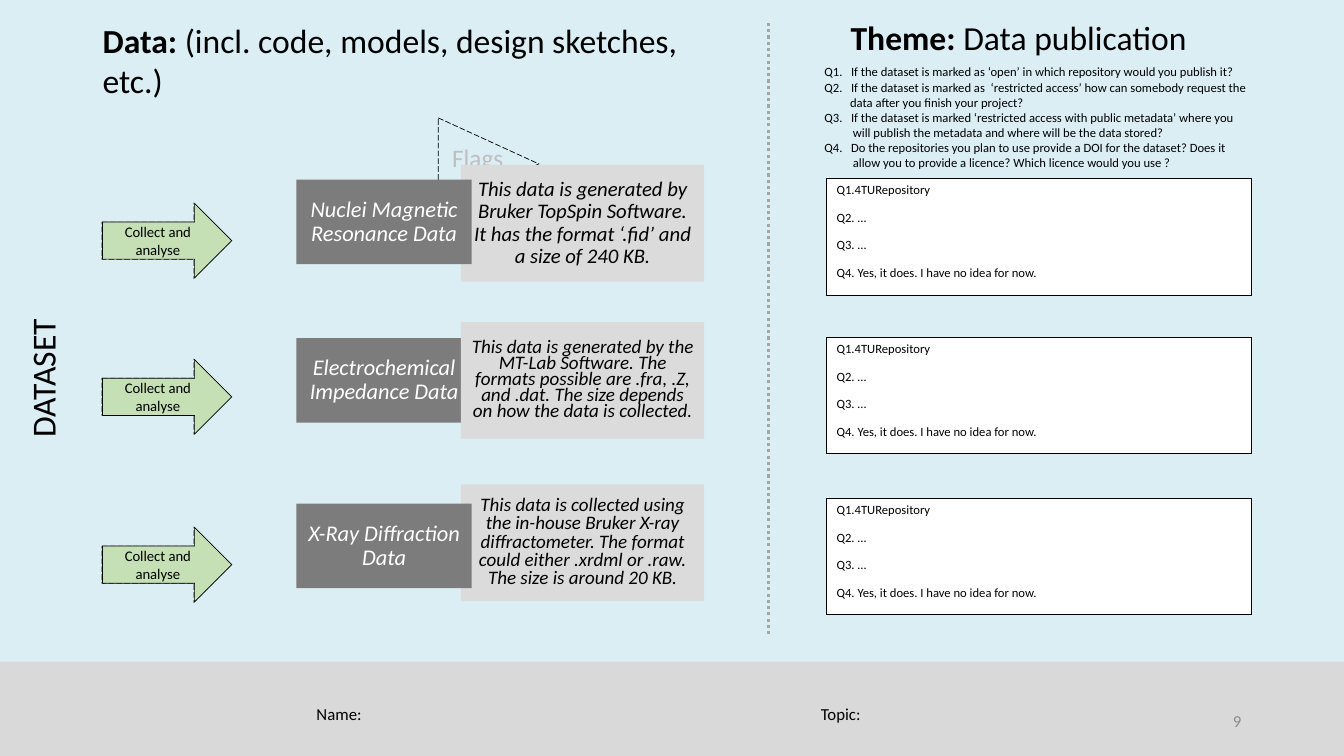
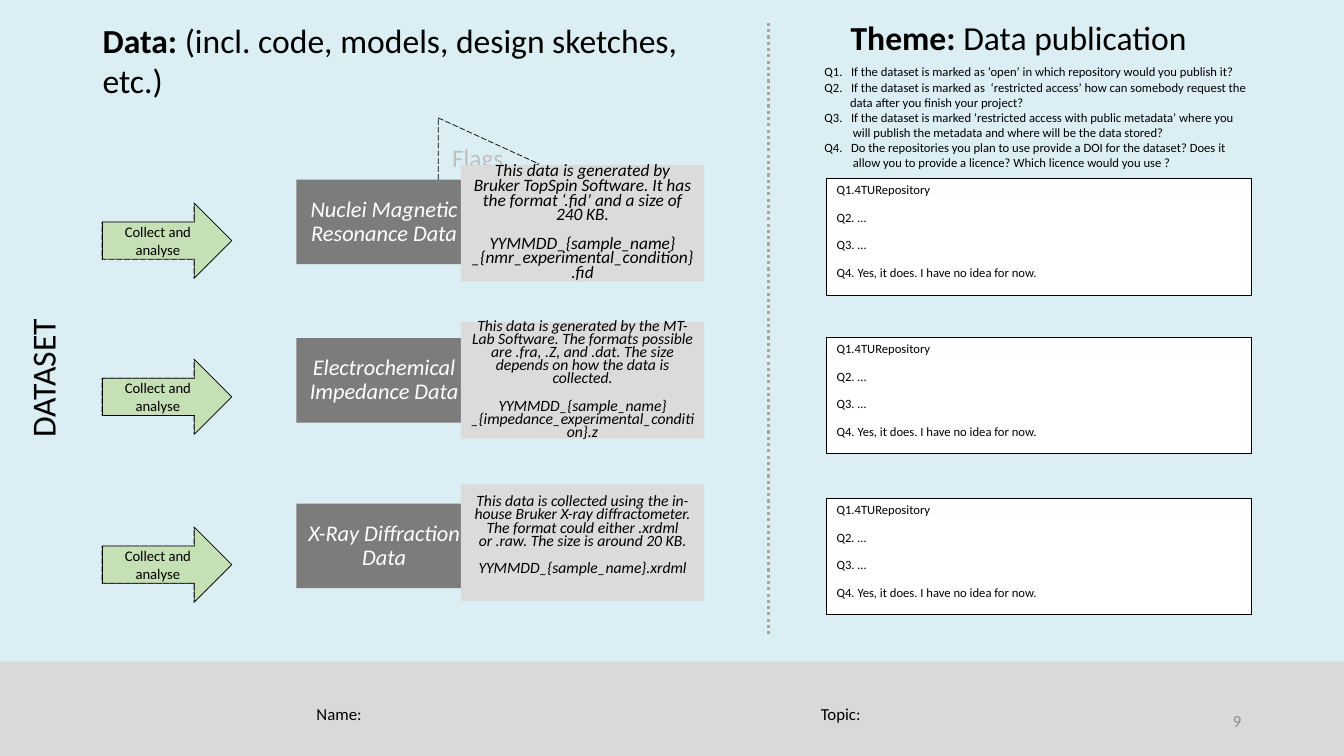
Before and after one commit to BiffoQ/RDM-Assignments, a slide deck: slide 9 of RDM101_Assignment2_Week2_DataFlowMap_Template.pptx. Drawn at 1344x756 pixels with LibreOffice and Linux fonts; fonts in the diff are those of the drawing; background and template pictures are left out. Boxes give left, top, right and bottom in pixels: in the first picture for what was removed or moved away, otherwise in the second. Text is boxed around its words. In the diff, an @@ line names an element or a change of style, - is before the commit and + after.

```diff
--- a/RDM101_Assignment2_Week2_DataFlowMap_Template.pptx
+++ b/RDM101_Assignment2_Week2_DataFlowMap_Template.pptx
@@ text in rectangle at [474,162,691,220]: size 14.8 to 12.4 pt in "This data is generated by Bruker TopSpin ..."; line spacing 0.9 to 0.7 @@
@@ text in rectangle at [472,236,694,280]: paragraph added @@
+YYMMDD_{sample_name}_{nmr_experimental_condition}.fid
@@ text in rectangle at [472,320,693,383]: size 13.6 to 11.2 pt in "This data is generated by the MT-Lab ..." @@
@@ text in rectangle at [471,399,694,439]: paragraph added @@
+YYMMDD_{sample_name}_{impedance_experimental_condition}.z
@@ text in rectangle at [475,495,690,546]: size 13.6 to 11.2 pt in "This data is collected using the in-house ..."; line spacing 0.8 to 0.7 @@
@@ text in rectangle at [479,561,687,576]: paragraph added @@
+YYMMDD_{sample_name}.xrdml
```
Also in this commit, not shown: 8 other slides changed, 1 other file.
